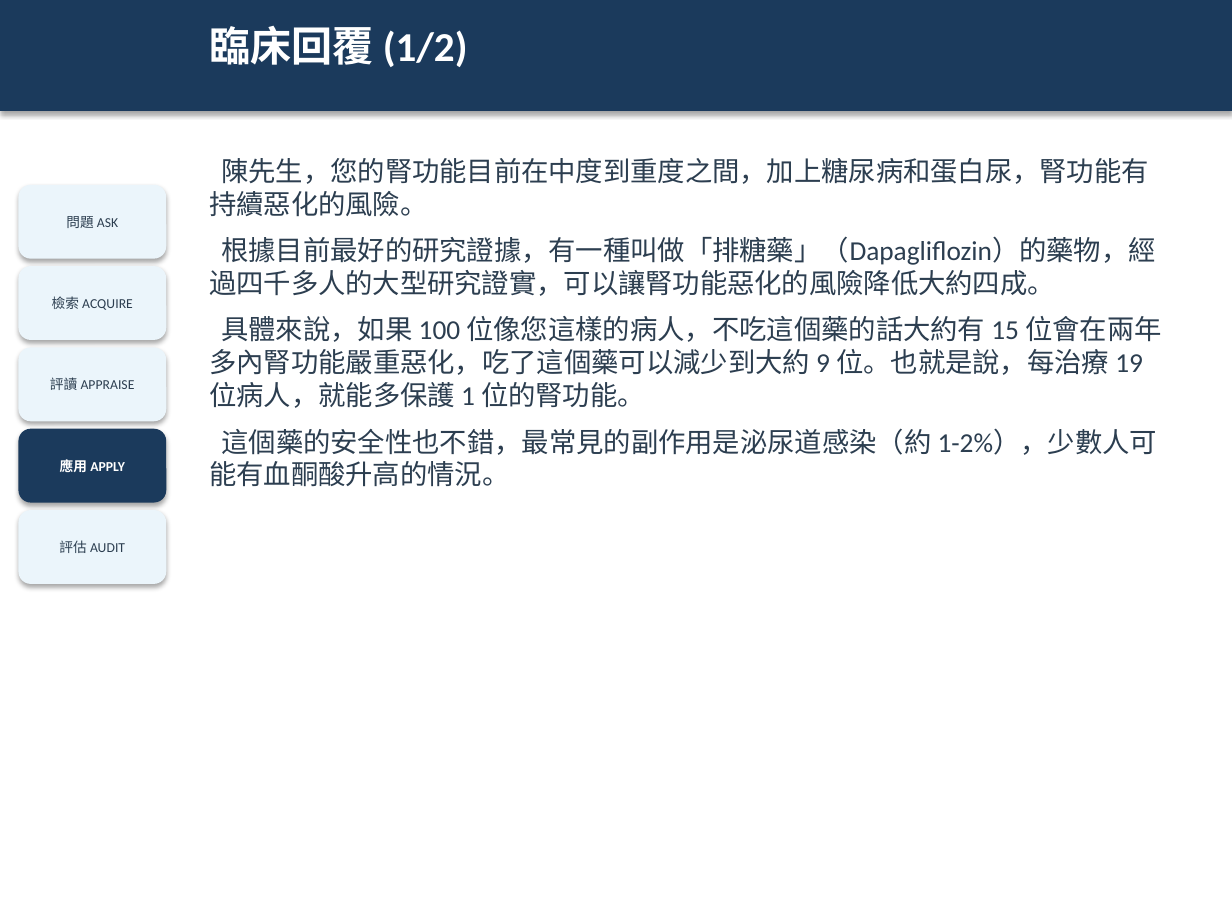
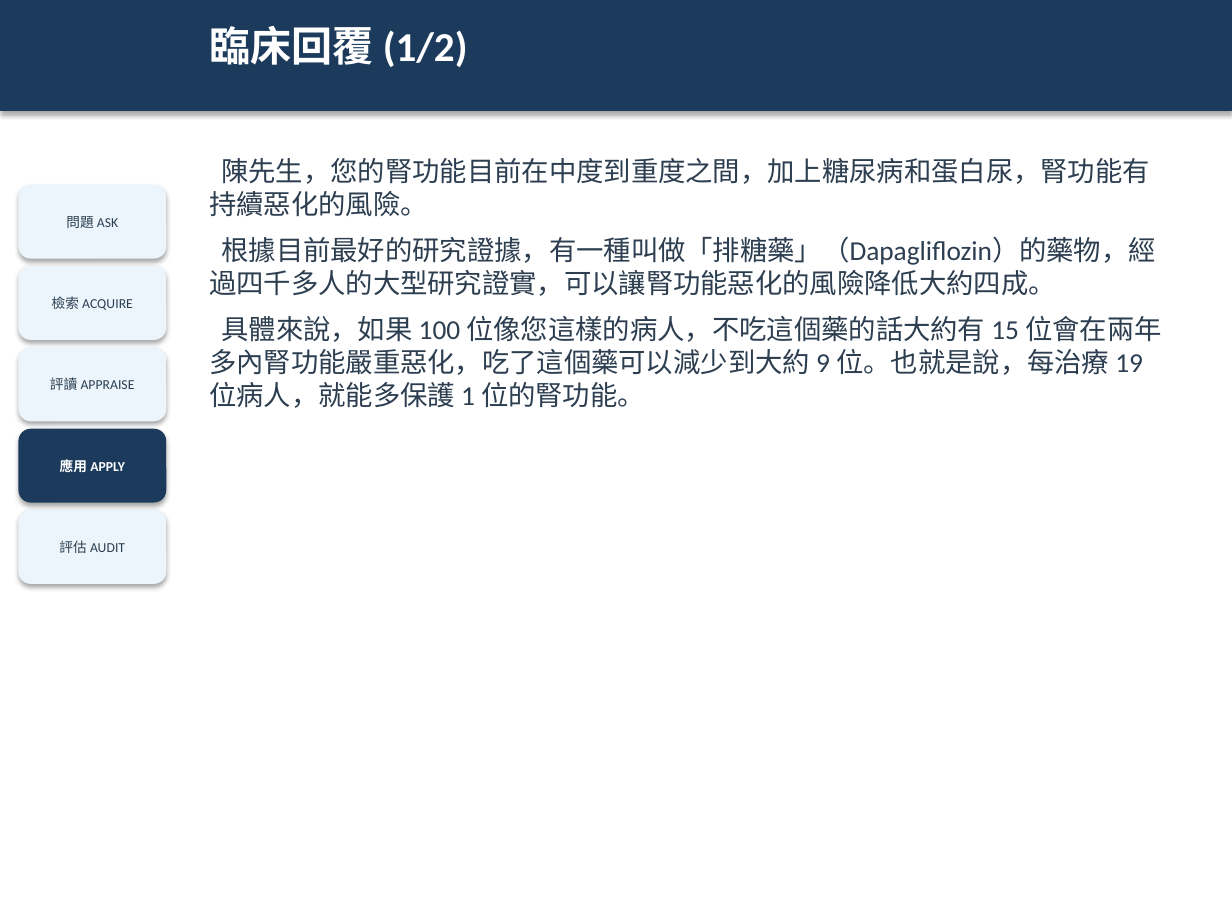
Before and after one commit to platypus31/ebm-report-pipeline, a slide deck: slide 37 of projects/example-sglt2i-ckd/06_slides/ebm-report.pptx (slide 19 before the commit). Drawn at 1232x924 pixels with LibreOffice and Linux fonts; fonts in the diff are those of the drawing. Boxes give left, top, right and bottom in pixels: in the first picture for what was removed or moved away, otherwise in the second. Text is boxed around its words. In the diff, an @@ line names an element or a change of style, - is before the commit and + after.

```diff
--- a/projects/example-sglt2i-ckd/06_slides/ebm-report.pptx
+++ b/projects/example-sglt2i-ckd/06_slides/ebm-report.pptx
@@ text at <box>209,428,1157,486</box>: paragraph removed @@
-這個藥的安全性也不錯，最常見的副作用是泌尿道感染（約 1-2%），少數人可能有血酮酸升高的情況。
```
Also in this commit, not shown: 13 other slides changed, 22 slides added, 3 other files.
